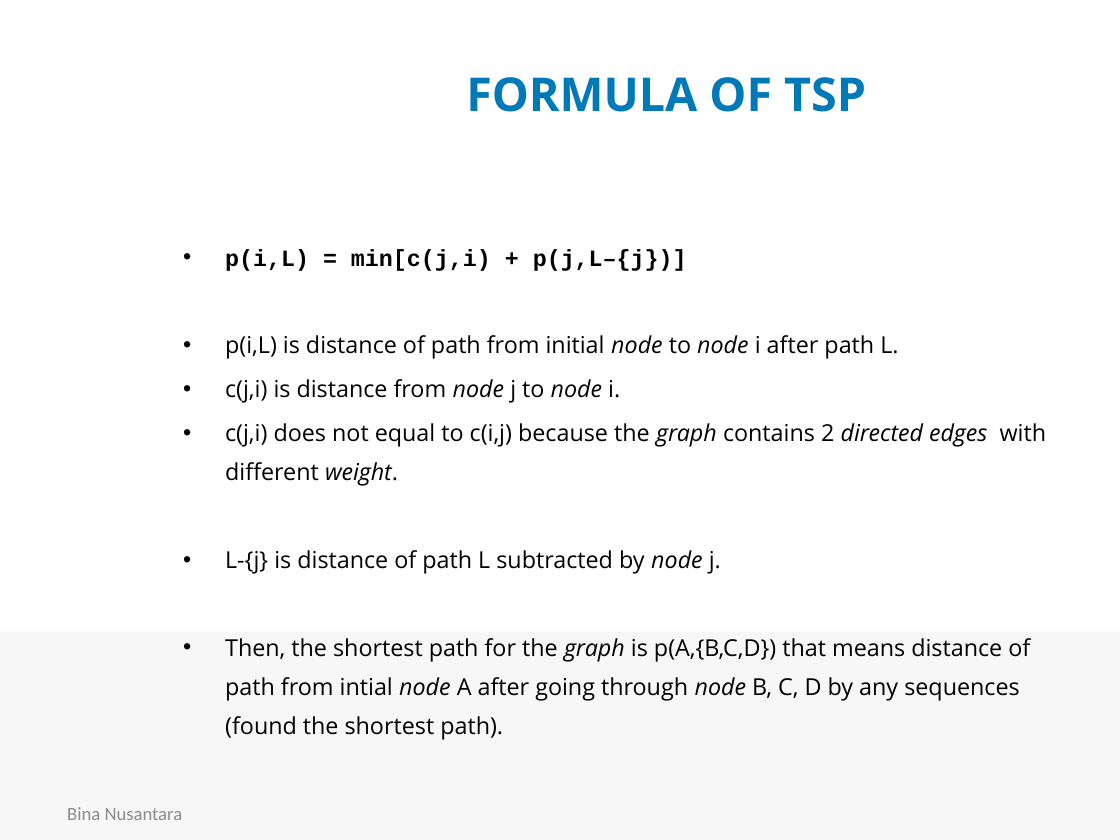
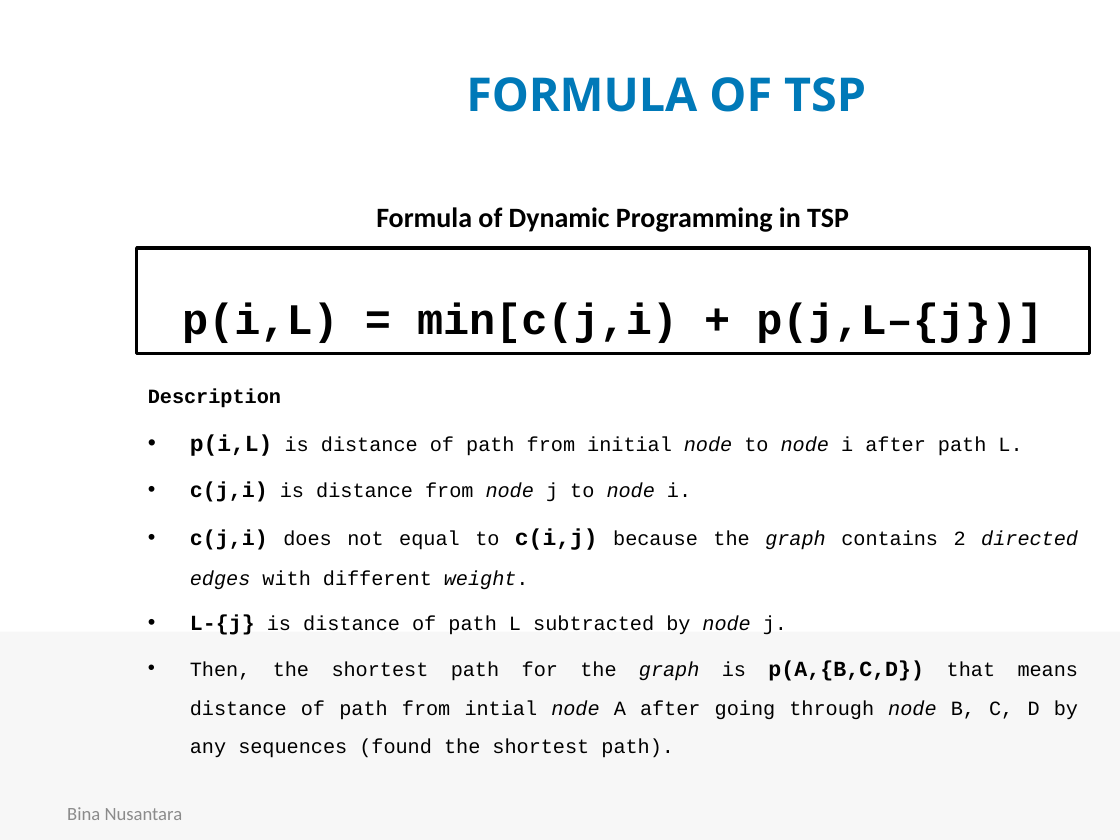
Before and after one commit to rhiosutoyo/Teaching-Algorithm-Design-and-Analysis, a slide deck: slide 12 of Travelling Salesman Problem/COMP6049 Pert 15-16 rhio-edit.pptx (slide 9 before the commit). Drawn at 1120x840 pixels with LibreOffice and Linux fonts; fonts in the diff are those of the drawing; background and template pictures are left out. Boxes give left, top, right and bottom in pixels: in the first picture for what was removed or moved away, otherwise in the second. Text is boxed around its words. In the diff, an @@ line names an element or a change of style, - is before the commit and + after.

```diff
--- a/Travelling Salesman Problem/COMP6049 Pert 15-16 rhio-edit.pptx
+++ b/Travelling Salesman Problem/COMP6049 Pert 15-16 rhio-edit.pptx
@@ text added at <box>376,207,849,232</box>, 18 pt, text #000000, bold @@
+Formula of Dynamic Programming in TSP
@@ rectangle added at <box>137,248,1089,353</box>, fill #FFFFFF, outline #000000 2 pt, 28 pt, text #000000, bold @@
+p(i,L) = min[c(j,i) + p(j,L–{j})]
@@ text "Description": place and size @@
-text "Description" at <box>225,249,1047,740</box>
+text "Description" at <box>148,388,1079,758</box>
@@ text at <box>148,388,281,408</box>: text changed; size 15 to 12.9 pt @@
-• p(i,L) = min[c(j,i) + p(j,L–{j})]
+Description
@@ text at <box>190,434,1079,758</box>: size 15 to 14.8 pt in "p(i,L)", "c(i,j)"; size 15 to 12.9 pt in "is distance of path from initial node ...", "is distance from node j to node ...", "does not equal to because the graph ...", "is distance of path L subtracted by ..." and 1 more places; font Open Sans to Courier New; bold on in "p(i,L)", "c(j,i)", "c(j,i) c(i,j)", "L-{j}" and 1 more places; size 15 to 13.9 pt in "c(j,i)", "c(j,i)", "L-{j}", "p(A,{B,C,D})"; alignment left to justified; line spacing 1.4 to 1.6 @@
```
Also in this commit, not shown: 9 other slides changed, 8 slides added, 3 slides removed.
